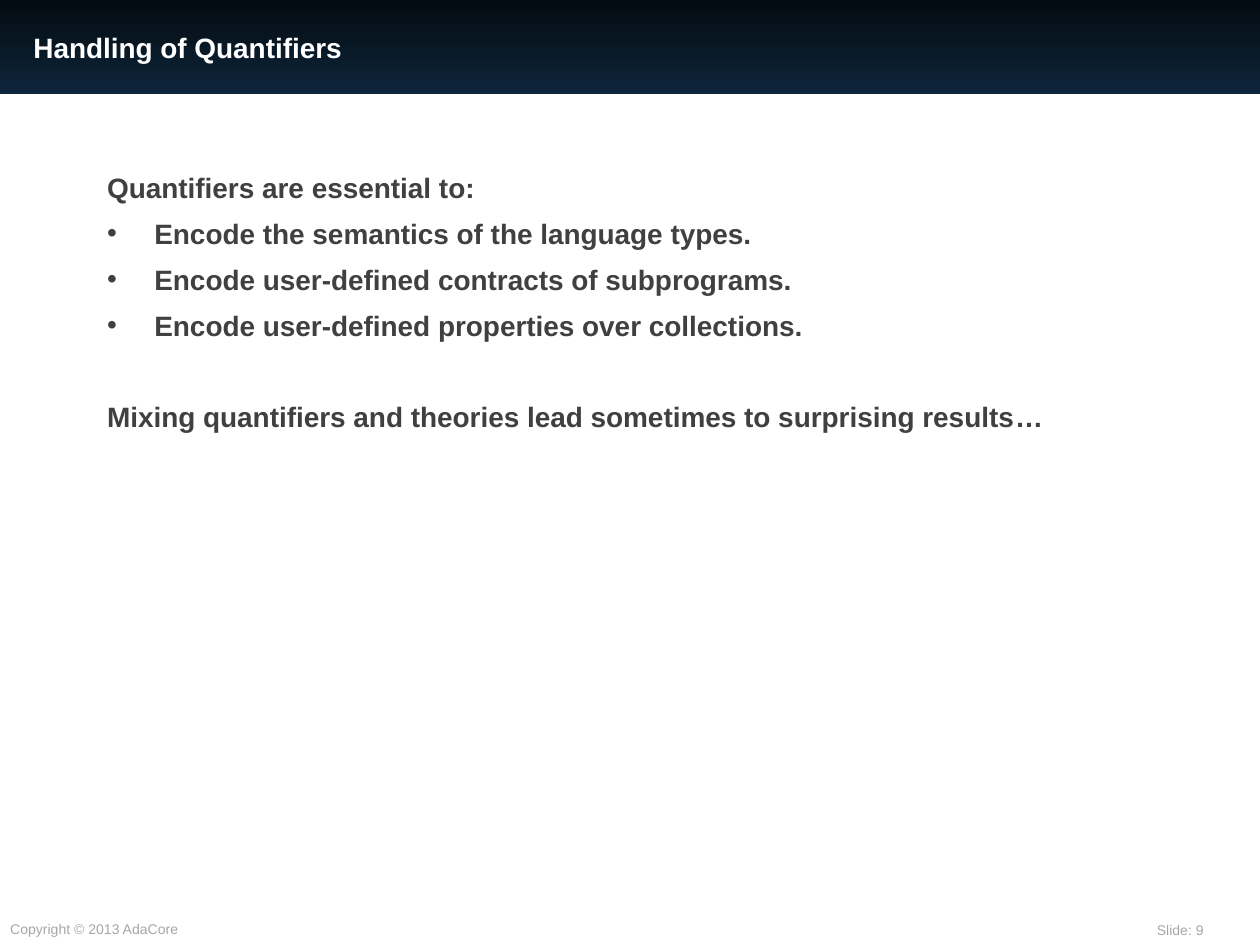
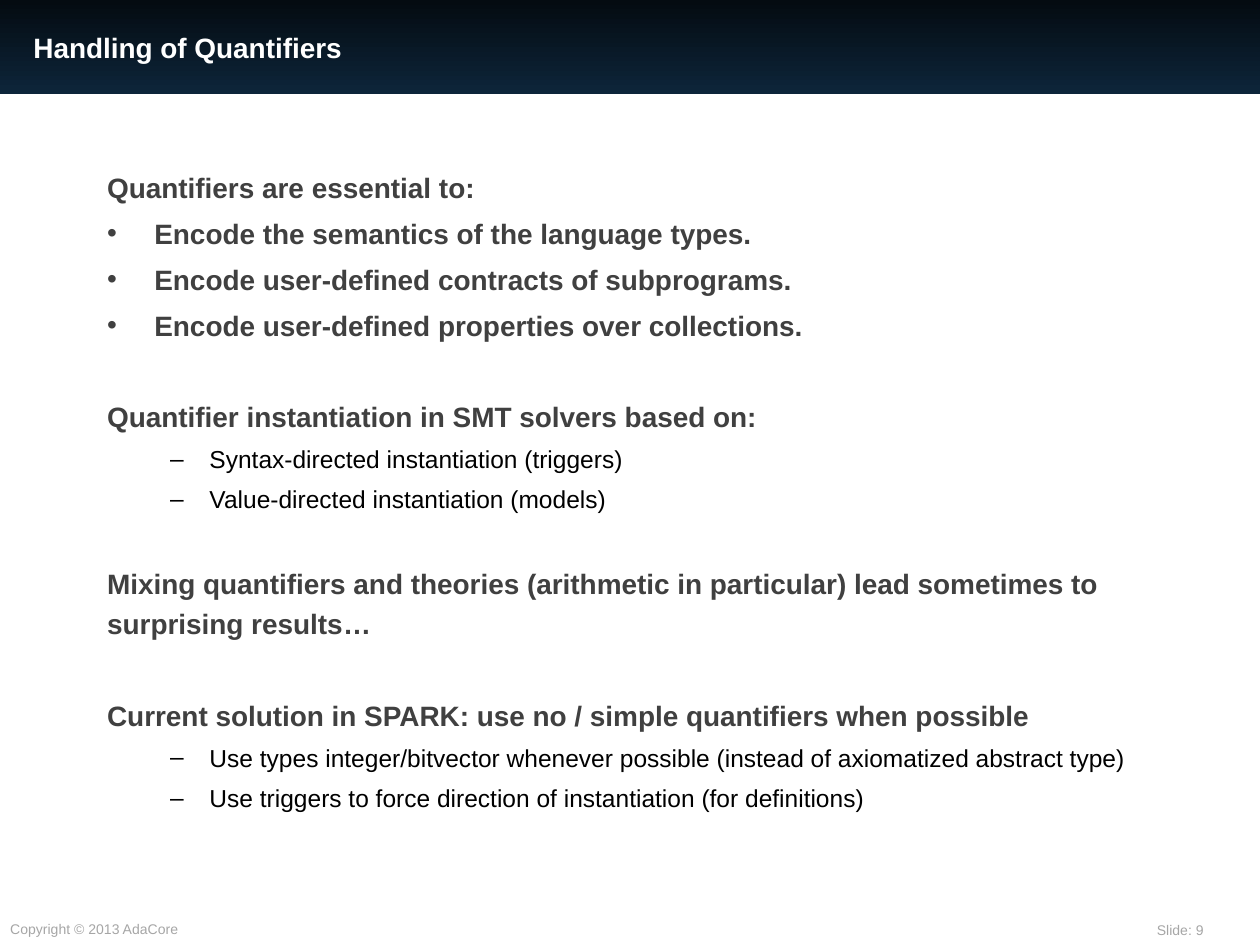
Before and after one commit to AdaCore/spark2014, a slide deck: slide 9 of slides/CP_meets_Verif_2016/SPARK.pptx. Drawn at 1260x945 pixels with LibreOffice and Linux fonts; fonts in the diff are those of the drawing. Boxes give left, top, right and bottom in pixels: in the first picture for what was removed or moved away, otherwise in the second. Text is boxed around its words. In the diff, an @@ line names an element or a change of style, - is before the commit and + after.

Commit message:
P705-023 Update slides

```diff
--- a/slides/CP_meets_Verif_2016/SPARK.pptx
+++ b/slides/CP_meets_Verif_2016/SPARK.pptx
@@ text at <box>107,406,1124,812</box>: text changed; size 16 to 14 pt; text colour #404040 to #000000; bold off @@
-Mixing quantifiers and theories lead sometimes to surprising results…
+Quantifier instantiation in SMT solvers based on:
+  – Syntax-directed instantiation (triggers)
+  – Value-directed instantiation (models)
+Mixing quantifiers and theories (arithmetic in particular) lead sometimes to surprising results…
+Current solution in SPARK: use no / simple quantifiers when possible
+  – Use types integer/bitvector whenever possible (instead of axiomatized abstract type)
+  – Use triggers to force direction of instantiation (for definitions)
```
Also in this commit, not shown: 2 other slides changed.
